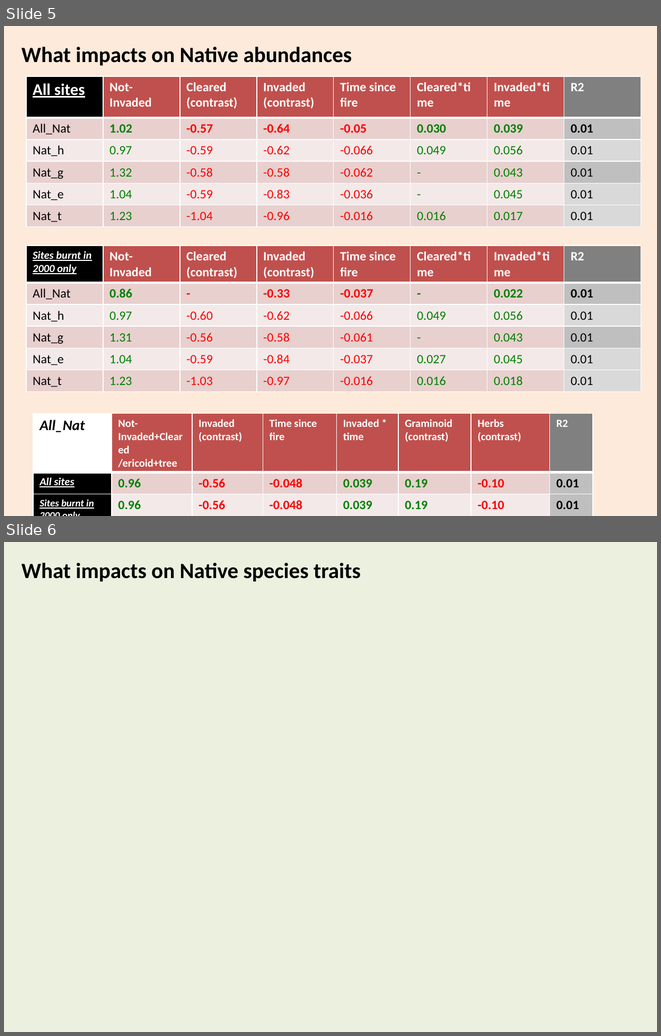
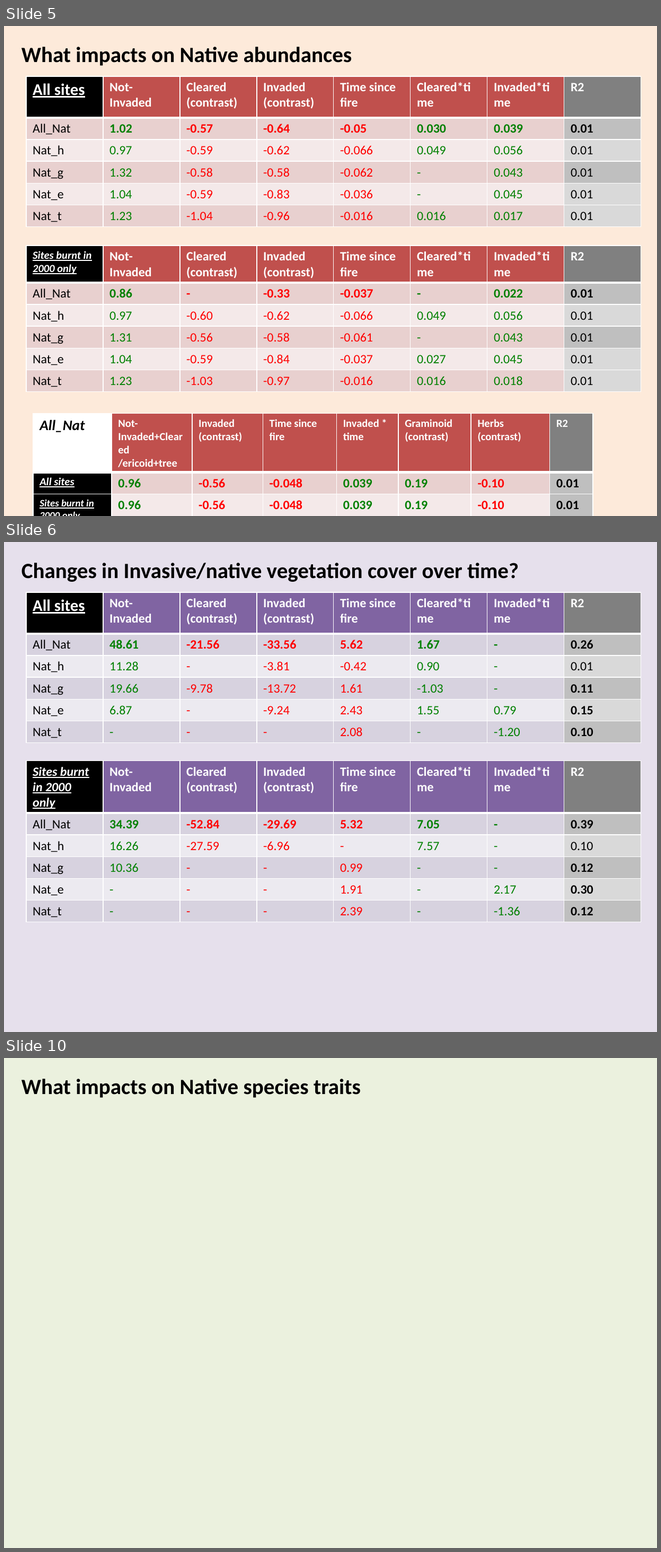
Before and after one commit to jslingsby/WorkingForWaterPlots, a slide deck: Results/Overview_results_22Fev17.pptx. Shown one above the other, each under a label of ours: slides 5 and 6 before the commit, slides 5, 6 and 10 after it; the slides between them are not shown. The pictures are 661x1036 and 661x1552 pixels, drawn with LibreOffice and Linux fonts; fonts in the diff are those of the drawing. Boxes give left, top, right and bottom in pixels: in the first picture for what was removed or moved away, otherwise in the second. Text is boxed around its words. In the diff, an @@ line names an element or a change of style, - is before the commit and + after.

```diff
--- a/Results/Overview_results_22Fev17.pptx
+++ b/Results/Overview_results_22Fev17.pptx
@@ slide 6 added at (4, 542, 657, 1032), background #E6E0EC @@
@@ text added at (21, 563, 519, 582), 24 pt, text #000000, bold @@
+Changes in Invasive/native vegetation cover over time?
@@ table added at (26, 592, 643, 742), 6 rows, 8 columns @@
+All sites | Not-Invaded | Cleared (contrast) | Invaded (contrast) | Time since fire | Cleared*time | Invaded*time | R2
+All_Nat | 48.61 | -21.56 | -33.56 | 5.62 | 1.67 | - | 0.26
+Nat_h | 11.28 | - | -3.81 | -0.42 | 0.90 | - | 0.01
+Nat_g | 19.66 | -9.78 | -13.72 | 1.61 | -1.03 | - | 0.11
+Nat_e | 6.87 | - | -9.24 | 2.43 | 1.55 | 0.79 | 0.15
+Nat_t | - | - | - | 2.08 | - | -1.20 | 0.10
@@ table added at (26, 761, 643, 919), 6 rows, 8 columns @@
+Sites burnt in 2000 only | Not-Invaded | Cleared (contrast) | Invaded (contrast) | Time since fire | Cleared*time | Invaded*time | R2
+All_Nat | 34.39 | -52.84 | -29.69 | 5.32 | 7.05 | - | 0.39
+Nat_h | 16.26 | -27.59 | -6.96 | - | 7.57 | - | 0.10
+Nat_g | 10.36 | - | - | 0.99 | - | - | 0.12
+Nat_e | - | - | - | 1.91 | - | 2.17 | 0.30
+Nat_t | - | - | - | 2.39 | - | -1.36 | 0.12
@@ what was slide 6 is now slide 10 @@
```
Also in this commit, not shown: 1 slide changed, 4 other slides added, 1 other file.
